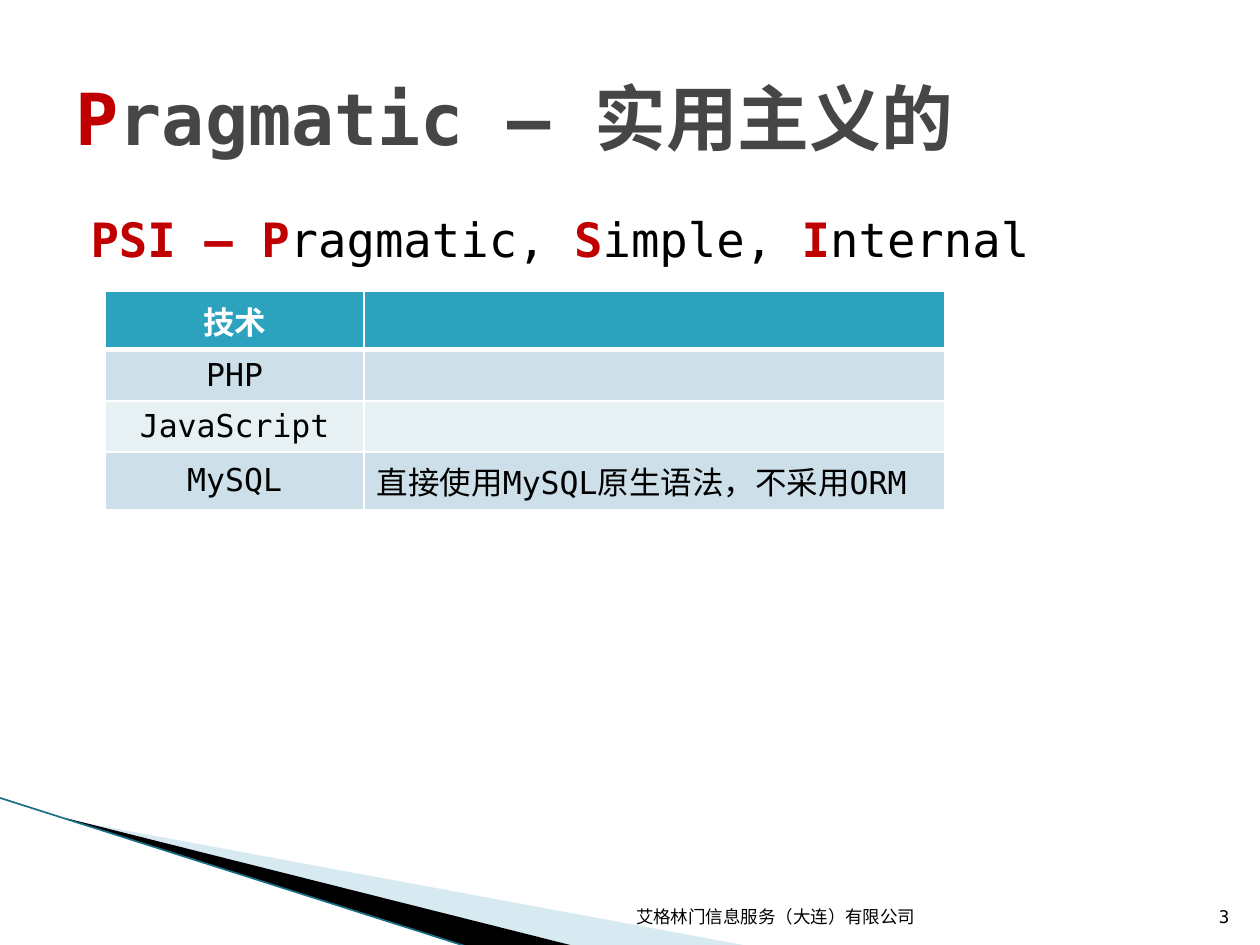
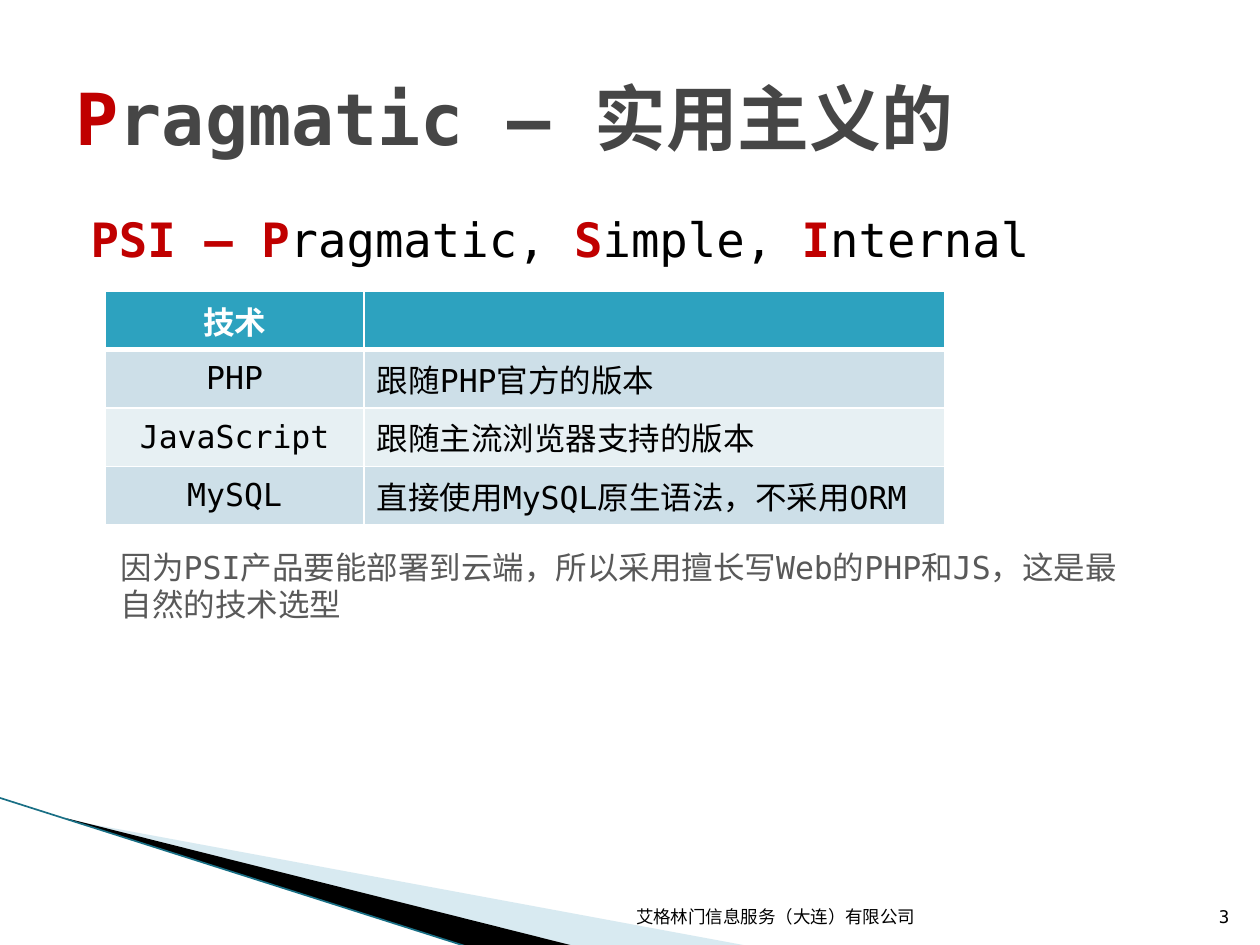
Before and after one commit to wuzhiping/PSI, a slide deck: slide 3 of doc/01 战略/PSI技术战略.pptx. Drawn at 1260x945 pixels with LibreOffice and Linux fonts; fonts in the diff are those of the drawing; background and template pictures are left out. Boxes give left, top, right and bottom in pixels: in the first picture for what was removed or moved away, otherwise in the second. Text is boxed around its words. In the diff, an @@ line names an element or a change of style, - is before the commit and + after.

Commit message:
文档 - PSI技术战略

```diff
--- a/doc/01 战略/PSI技术战略.pptx
+++ b/doc/01 战略/PSI技术战略.pptx
@@ table at (105,291,945,520) @@
-row 2, column 2: 
+row 2, column 2: 跟随PHP官方的版本
-row 3, column 2: 
+row 3, column 2: 跟随主流浏览器支持的版本
@@ text added at (121,552,1117,619), 18 pt, text #595959 @@
+因为PSI产品要能部署到云端，所以采用擅长写Web的PHP和JS，这是最自然的技术选型
```
